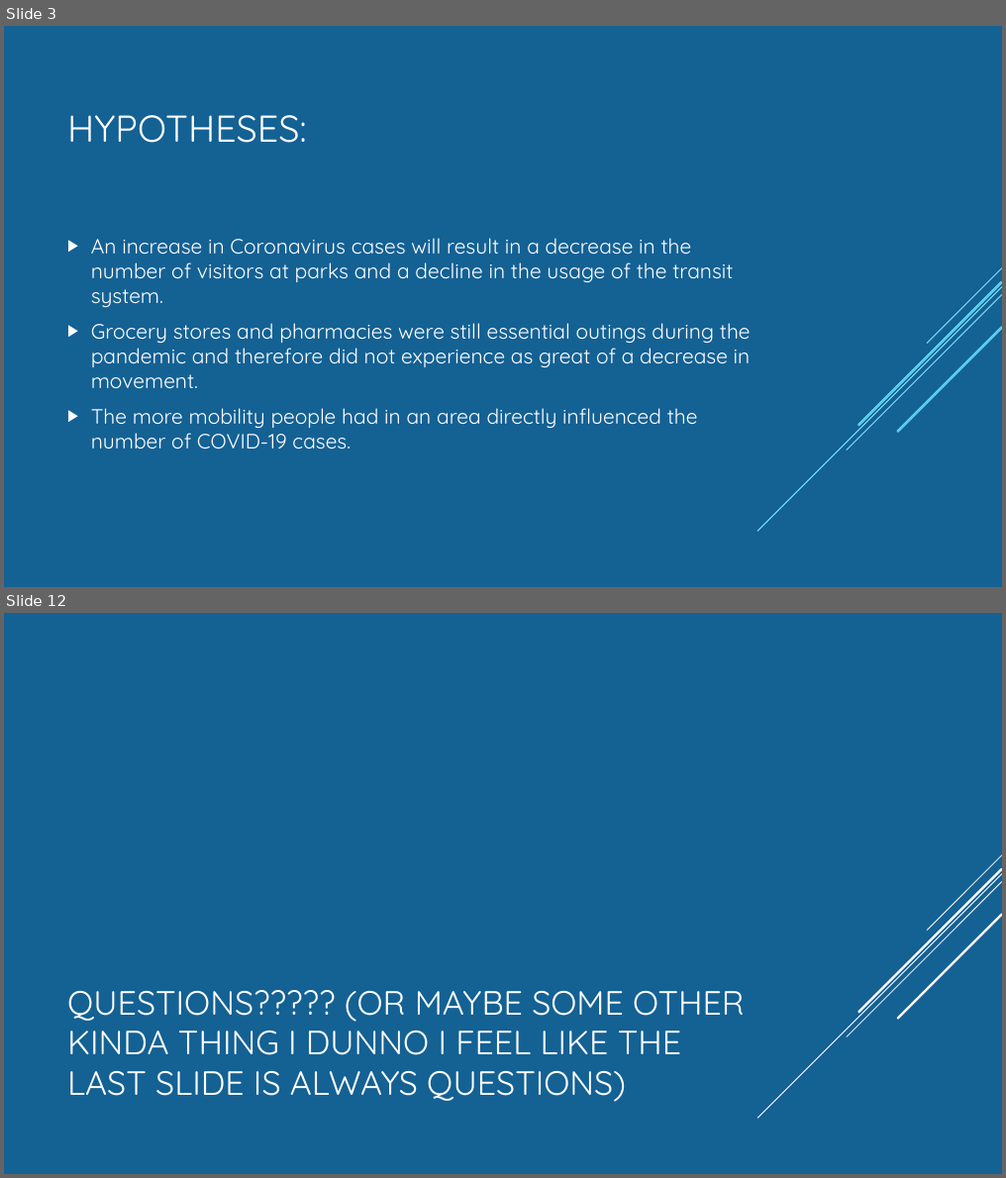
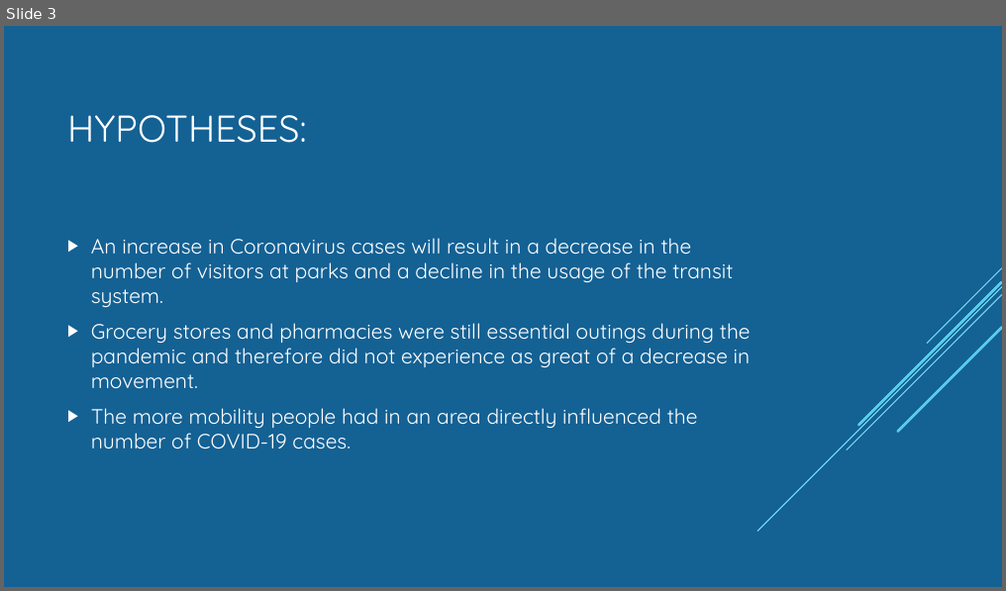
Before and after one commit to Munseaux/Pandemic-Movement, a slide deck: presentation.pptx. Shown one above the other, each under a label of ours: slides 3 and 12 before the commit, slide 3 after it; the slides between them are not shown. The pictures are 1006x1178 and 1006x591 pixels, drawn with LibreOffice and Linux fonts; fonts in the diff are those of the drawing. Boxes give left, top, right and bottom in pixels: in the first picture for what was removed or moved away, otherwise in the second. Text is boxed around its words. In the diff, an @@ line names an element or a change of style, - is before the commit and + after.

```diff
--- a/presentation.pptx
+++ b/presentation.pptx
@@ slide 12 removed at [4,613,1002,1174], background #146194; not listed: 5 template elements that a slide beside it also shows @@
@@ title removed at [67,990,745,1102] @@
-QUESTIONS????? (OR MAYBE SOME OTHER KINDA THING I DUNNO I FEEL LIKE THE LAST SLIDE IS ALWAYS QUESTIONS)
```
Also in this commit, not shown: 4 slides changed, 10 slides added, 5 other slides removed.
